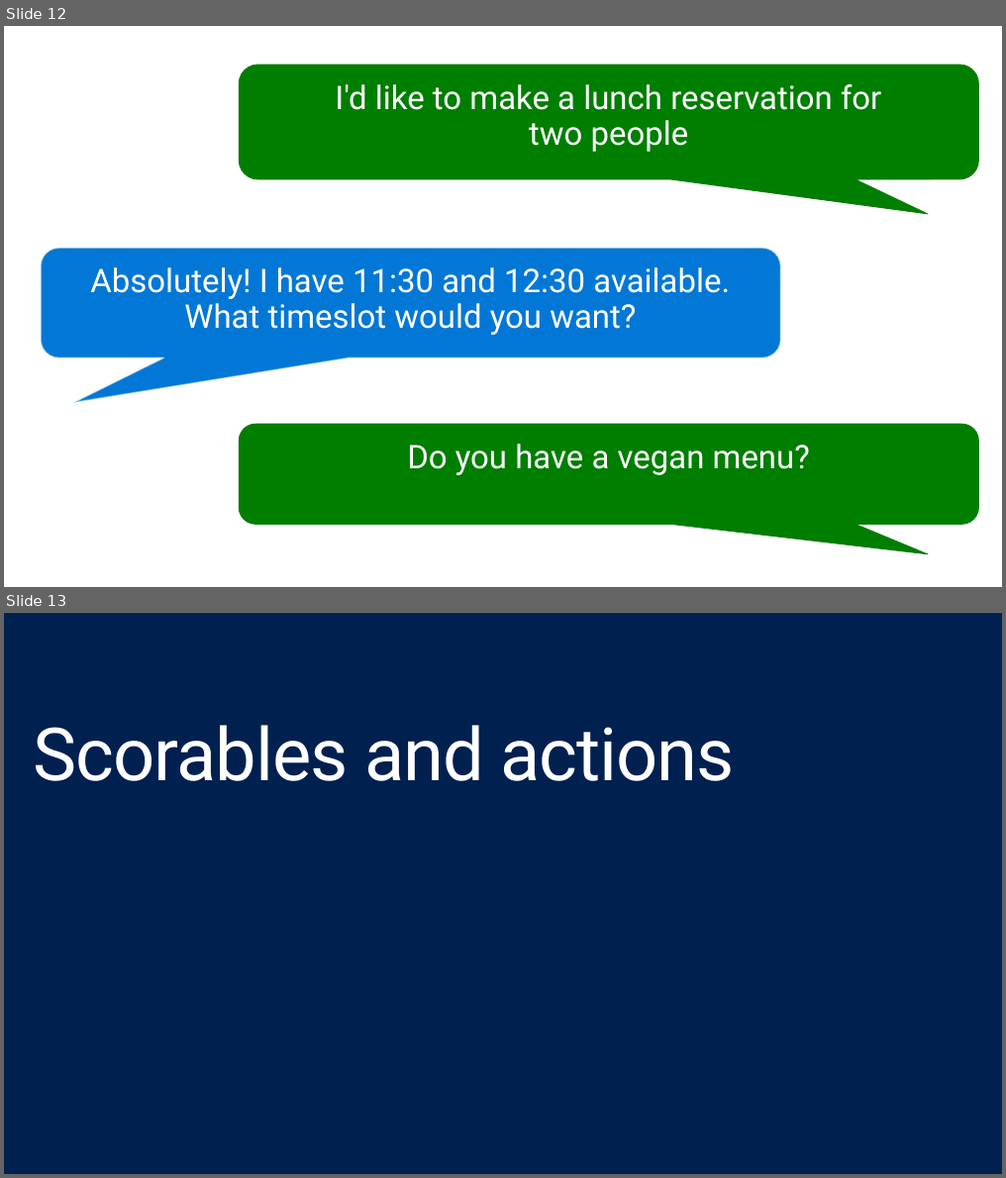
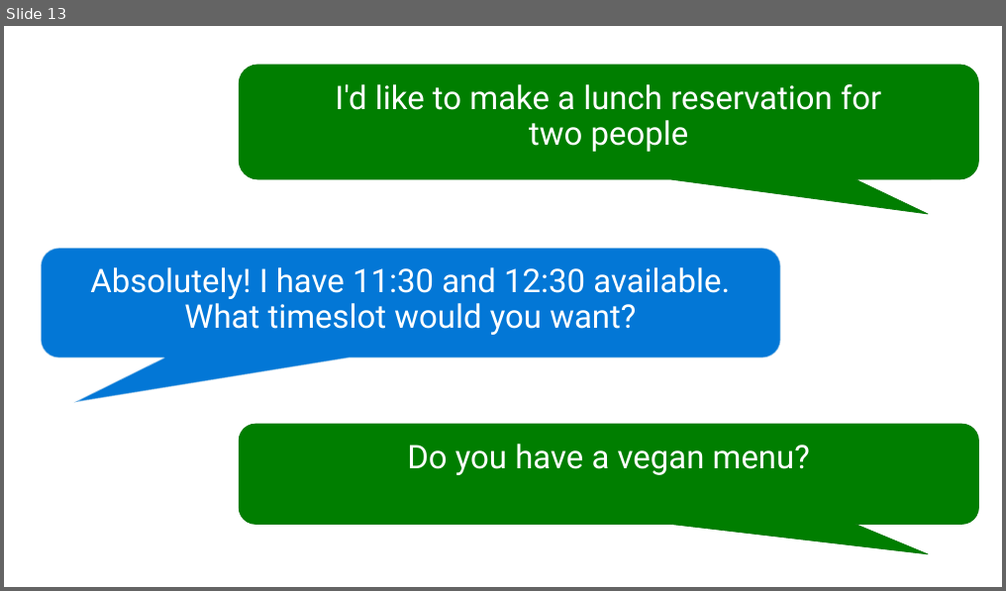
Before and after one commit to GeekTrainer/help-desk-bot-lab, a slide deck: Slides/2 - Mastering the user experience.pptx. Shown one above the other, each under a label of ours: slides 12 and 13 before the commit, slide 13 after it. The pictures are 1006x1178 and 1006x591 pixels, drawn with LibreOffice and Linux fonts; fonts in the diff are those of the drawing. Boxes give left, top, right and bottom in pixels: in the first picture for what was removed or moved away, otherwise in the second. Text is boxed around its words. In the diff, an @@ line names an element or a change of style, - is before the commit and + after.

```diff
--- a/Slides/2 - Mastering the user experience.pptx
+++ b/Slides/2 - Mastering the user experience.pptx
@@ slide 13 removed at (4,613,1002,1174), background #002050 @@
@@ title removed at (34,725,735,781) @@
-Scorables and actions
@@ what was slide 12 is now slide 13 @@
```
Also in this commit, not shown: 1 slide changed, 9 slides added, 21 other slides removed.
